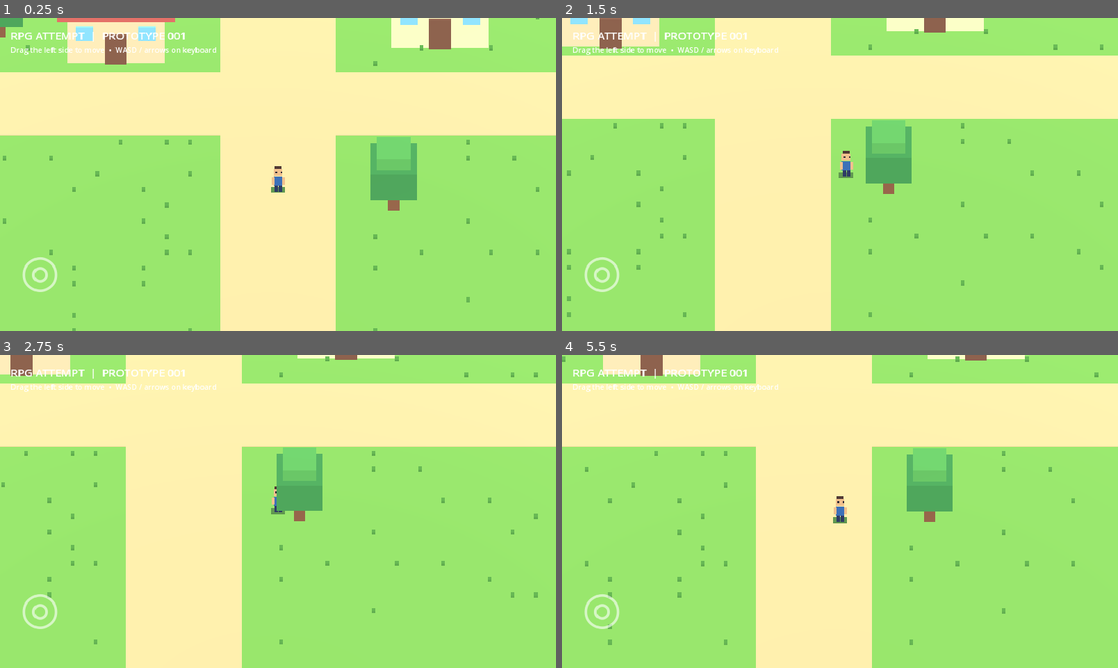
Above: before the commit, frames 1-4 (two rows, left to right).
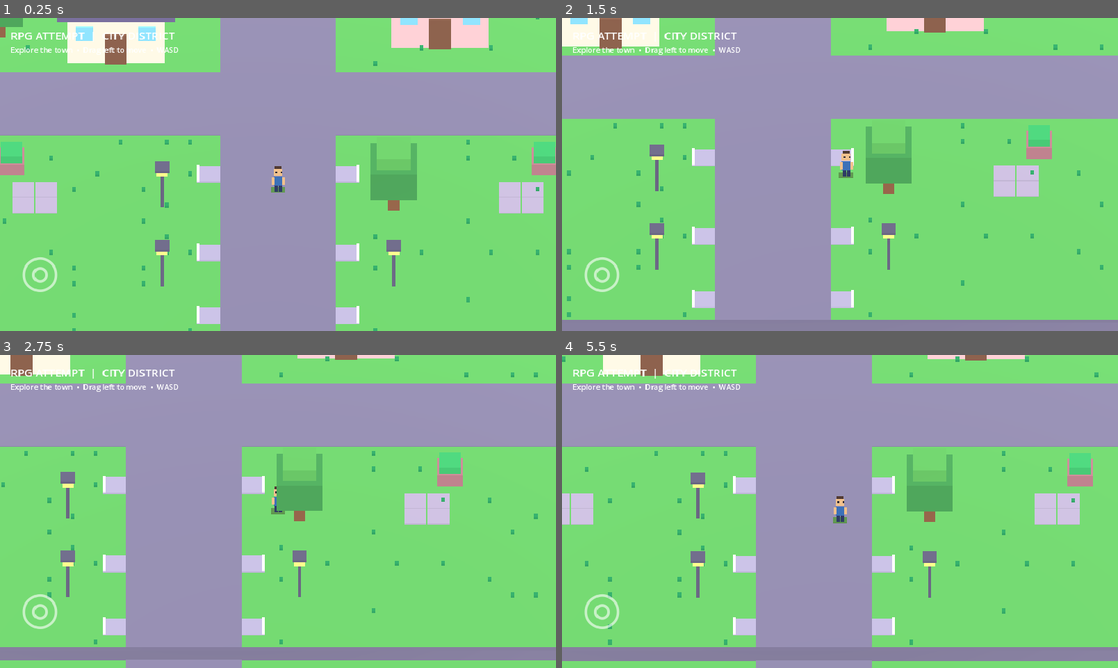
Above: after the commit, the same moments.

Repository: LifemaxRPG/Rpg--attempt
Game: Godot game, scene res://scenes/main.tscn
Same seed, same stepped clock (60 frames per second), same inputs: the game is played once before the commit and once after it.
Inputs (mouse positions are in pixels of both pictures, inside the frame that each line leads up to):
- Up to frame 1 (0.25 s): no input
- Up to frame 2 (1.5 s): move the mouse to (962, 158) at 0.52 s; hold D 0.53-1.25 s; click (962, 158) at 0.67 s; drag from (728, 190) to (812, 237) at 1.27 s
- Up to frame 3 (2.75 s): move the mouse to (333, 442) at 2.02 s; hold D from 2.03 s (still down)
- Up to frame 4 (5.5 s): release D at 2.75 s; tap Enter at 2.75 s; drag from (812, 574) to (673, 464) at 2.77 s; move the mouse to (1006, 558) at 3.52 s; hold A 3.53-4.25 s; drag from (673, 464) to (756, 433) at 4.27 s; move the mouse to (867, 511) at 5.02 s; hold S from 5.03 s (still down); click (867, 511) at 5.17 s

The runs differ from the first frame. In frame 1, 96% of the frame differs, in the area x 0-100%, y 0-100%; in frame 2, 97%; in frame 3, 98%; in frame 4, 97%.

Commit message:
Build first PICO-8 city-inspired town layout with sidewalks lamps plaza and HUD

Diff:
--- a/scripts/world.gd
+++ b/scripts/world.gd
@@ -46,15 +46,16 @@
 	return mesh_instance
 
 func _build_world() -> void:
-	_cube(self, "Grass", Vector3(0, -0.15, 0), Vector3(36, 0.3, 36), Color("#78b953"))
+	_cube(self, "Grass", Vector3(0, -0.15, 0), Vector3(36, 0.3, 36), Color("#5aaf58"))
 	for x in range(-16, 17):
 		for z in range(-16, 17):
 			if abs(x) <= 2 or (z >= -2 and z <= 1):
-				_cube(self, "Path", Vector3(x, 0.015, z), Vector3(1, 0.035, 1), Color("#d9c18a"))
+				_cube(self, "Path", Vector3(x, 0.015, z), Vector3(1, 0.035, 1), Color("#77718f"))
 			elif rng.randf() < 0.12:
-				_cube(self, "GrassTuft", Vector3(x + 0.2, 0.07, z), Vector3(0.16, 0.12, 0.2), Color("#4e923e"))
-	_build_house(Vector3(-7, 0, -5), Color("#e7cda0"), Color("#c45e56"))
-	_build_house(Vector3(7, 0, -6), Color("#d9dfac"), Color("#657fc4"))
+				_cube(self, "GrassTuft", Vector3(x + 0.2, 0.07, z), Vector3(0.16, 0.12, 0.2), Color("#238d54"))
+	_build_house(Vector3(-7, 0, -5), Color("#ddd8c7"), Color("#665d86"))
+	_build_house(Vector3(7, 0, -6), Color("#e7b4b9"), Color("#7e6c9b"))
+	_build_city_details()
 	for i in range(22):
 		var x := rng.randi_range(-15, 15)
 		var z := rng.randi_range(-15, 15)
@@ -75,6 +76,29 @@
 	environment.environment = env
 	add_child(environment)
 
+func _build_city_details() -> void:
+	# Compact city-district dressing with the Kenney PICO-8 City palette.
+	# Keep decorative geometry outside the central movement corridors.
+	for side in [-1, 1]:
+		for z in [-12, -9, 4, 9, 13]:
+			var x := float(side * 3)
+			_cube(self, "Sidewalk", Vector3(x, 0.035, z), Vector3(1.0, 0.06, 1.0), Color("#a39cba"))
+			_cube(self, "Curb", Vector3(x + side * 0.44, 0.09, z), Vector3(0.12, 0.1, 1.0), Color("#d5cce3"))
+	for z in [-13, -8, 6, 11]:
+		for side in [-1, 1]:
+			var x := float(side * 5)
+			_cube(self, "StreetlampPole", Vector3(x, 1.0, z), Vector3(0.14, 2.0, 0.14), Color("#57546e"))
+			_cube(self, "StreetlampHead", Vector3(x, 2.12, z), Vector3(0.48, 0.3, 0.48), Color("#ffdc77"))
+			_cube(self, "StreetlampCap", Vector3(x, 2.32, z), Vector3(0.62, 0.12, 0.62), Color("#57546e"))
+	for x in [-11, -10, 10, 11]:
+		for z in [5, 6]:
+			_cube(self, "PlazaStone", Vector3(x, 0.045, z), Vector3(0.94, 0.055, 0.94), Color("#a69bb6"))
+	for x in [-11.5, 11.5]:
+		_cube(self, "Planter", Vector3(x, 0.34, 3.5), Vector3(1.1, 0.65, 1.1), Color("#a46e78"))
+		_cube(self, "PlanterLeaves", Vector3(x, 0.82, 3.5), Vector3(0.94, 0.48, 0.94), Color("#39ad62"))
+	for z in [-15, 15]:
+		_cube(self, "TownBoundary", Vector3(0, 0.3, z), Vector3(35, 0.6, 0.2), Color("#68627d"))
+
 func _build_house(at: Vector3, wall: Color, roof: Color) -> void:
 	var house := Node3D.new()
 	house.position = at
@@ -151,14 +175,14 @@
 	hud.add_child(root)
 	var title := Label.new()
 	title.name = "Title"
-	title.text = "RPG ATTEMPT  |  PROTOTYPE 001"
+	title.text = "RPG ATTEMPT  |  CITY DISTRICT"
 	title.position = Vector2(18, 16)
 	title.add_theme_font_size_override("font_size", 19)
 	title.mouse_filter = Control.MOUSE_FILTER_IGNORE
 	root.add_child(title)
 	var hint := Label.new()
 	hint.name = "Hint"
-	hint.text = "Drag the left side to move  •  WASD / arrows on keyboard"
+	hint.text = "Explore the town  •  Drag left to move  •  WASD"
 	hint.position = Vector2(18, 46)
 	hint.add_theme_font_size_override("font_size", 13)
 	hint.mouse_filter = Control.MOUSE_FILTER_IGNORE
